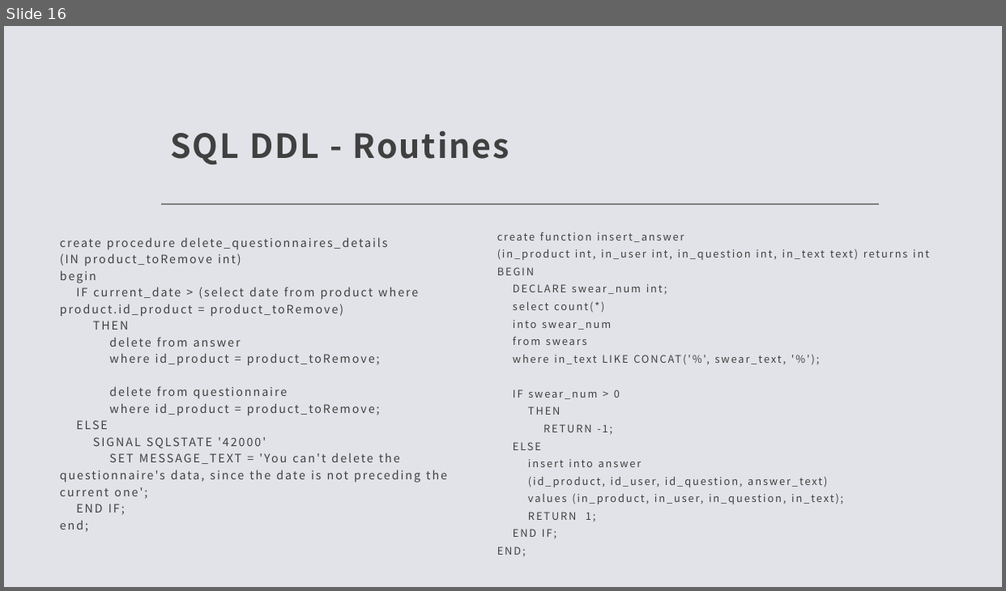
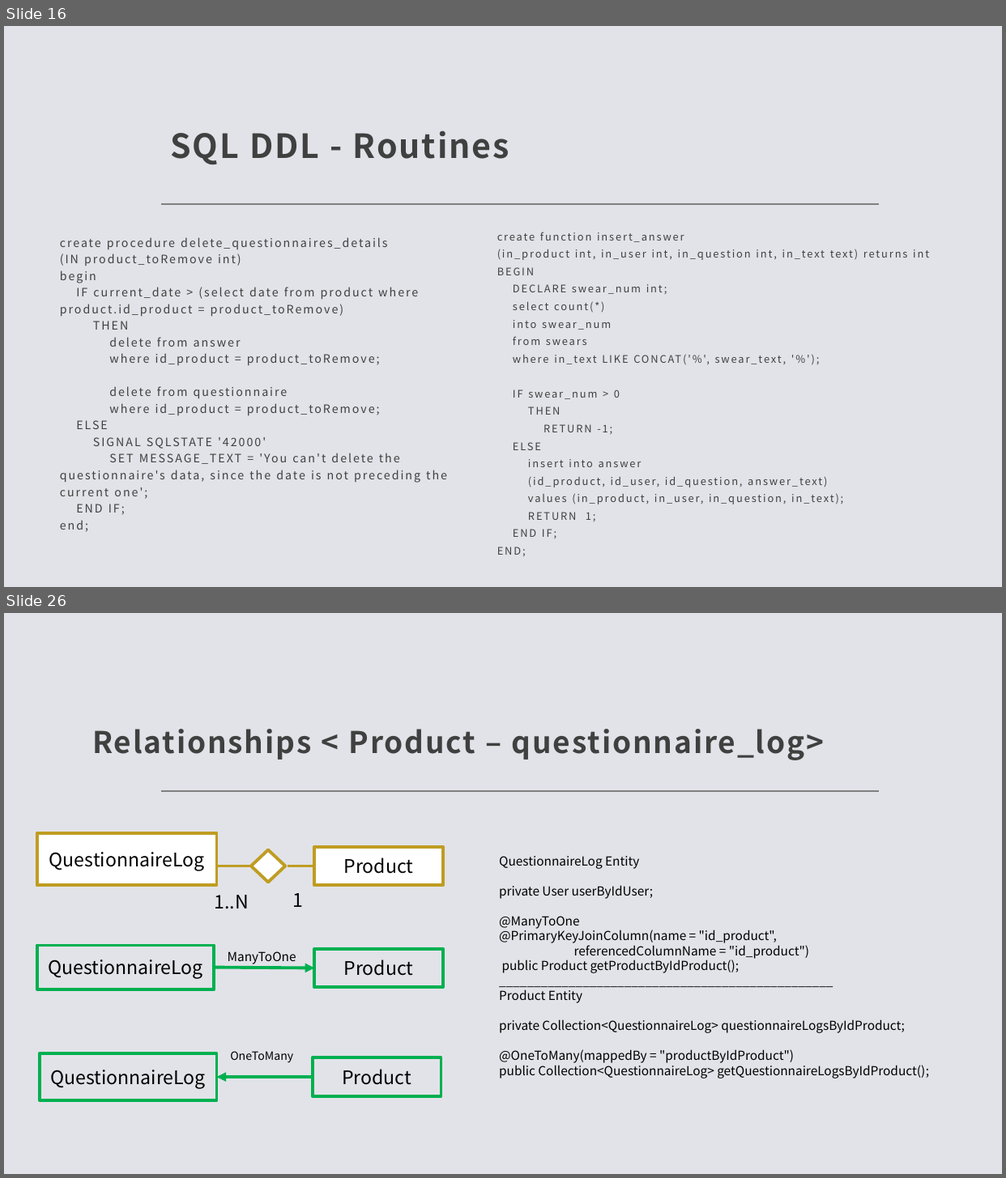
Before and after one commit to FPuoti255/GamifiedMarket, a slide deck: src/main/resources/PPTX/Gamified Market.pptx. Shown one above the other, each under a label of ours: slide 16 before the commit, slides 16 and 26 after it; the slides between them are not shown. The pictures are 1006x591 and 1006x1178 pixels, drawn with LibreOffice and Linux fonts; fonts in the diff are those of the drawing. Boxes give left, top, right and bottom in pixels: in the first picture for what was removed or moved away, otherwise in the second. Text is boxed around its words. In the diff, an @@ line names an element or a change of style, - is before the commit and + after.

```diff
--- a/src/main/resources/PPTX/Gamified Market.pptx
+++ b/src/main/resources/PPTX/Gamified Market.pptx
@@ slide 26 added at <box>4,613,1002,1174</box>, background #E2E3E8; not listed: 1 template element that a slide beside it also shows @@
@@ title added at <box>92,729,825,760</box>, 28.8 pt, text #404040, bold @@
+Relationships < Product – questionnaire_log>
@@ rectangle added at <box>37,833,216,885</box>, fill #FFFFFF, outline #BF9D22 3 pt, 18 pt, text #000000 @@
+QuestionnaireLog
@@ diamond added at <box>251,850,285,882</box>, fill #FFFFFF, outline #BF9D22 3 pt @@
@@ rectangle added at <box>315,846,444,885</box>, fill #FFFFFF, outline #BF9D22 3 pt, 18 pt, text #000000 @@
+Product
@@ line added from (251, 866) to (216, 866), #BF9D22 2.25 pt @@
@@ line added from (315, 866) to (288, 866), #BF9D22 2.25 pt @@
@@ text added at <box>215,895,249,909</box>, 18 pt, text #000000 @@
+1..N
@@ text added at <box>292,893,303,907</box>, 18 pt, text #000000 @@
+1
@@ text added at <box>499,885,929,1079</box>, 12 pt, text #000000 @@
+QuestionnaireLog Entity
+private User userByIdUser;
+@ManyToOne
+@PrimaryKeyJoinColumn(name = "id_product",
+referencedColumnName = "id_product")
+public Product getProductByIdProduct();
+________________________________________________
+Product Entity
+private Collection<QuestionnaireLog> questionnaireLogsByIdProduct;
+@OneToMany(mappedBy = "productByIdProduct")
+public Collection<QuestionnaireLog> getQuestionnaireLogsByIdProduct();
@@ rectangle added at <box>37,945,215,990</box>, outline #00B050 3 pt, 18 pt, text #000000 @@
+QuestionnaireLog
@@ text added at <box>228,952,296,965</box>, 12 pt, text #000000 @@
+ManyToOne
@@ rectangle added at <box>315,949,444,988</box>, outline #00B050 3 pt, 18 pt, text #000000 @@
+Product
@@ arrow added from (215, 968) to (315, 969), #00B050 3 pt @@
@@ rectangle added at <box>39,1054,216,1101</box>, outline #00B050 3 pt, 18 pt, text #000000 @@
+QuestionnaireLog
@@ text added at <box>230,1051,293,1063</box>, 11 pt, text #000000 @@
+OneToMany
@@ rectangle added at <box>313,1058,441,1097</box>, outline #00B050 3 pt, 18 pt, text #000000 @@
+Product
@@ arrow added from (313, 1077) to (216, 1077), #00B050 3 pt @@
```
Also in this commit, not shown: 4 slides changed, 22 other slides added, 1 other file.
